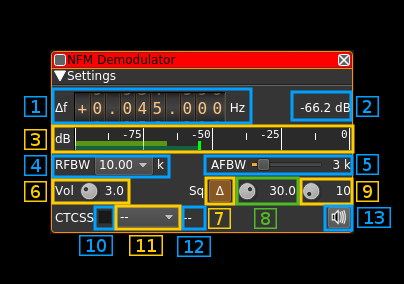
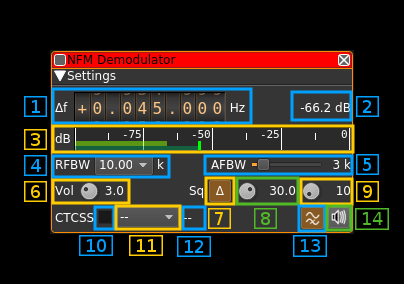
Layered file, before and after one edit (404x284). Changes by layer:
added layer "14" above "Overlay_14" over [left=355, top=208, right=389, bottom=230]
added layer "Overlay_14" above "13" over [left=325, top=204, right=353, bottom=232]
painted on "13" over [left=293, top=207, right=391, bottom=257]
painted on "Overlay_13" over [left=297, top=204, right=354, bottom=233]
added layer "Patch_01" above "Pasted Layer" over [left=299, top=205, right=326, bottom=231]
